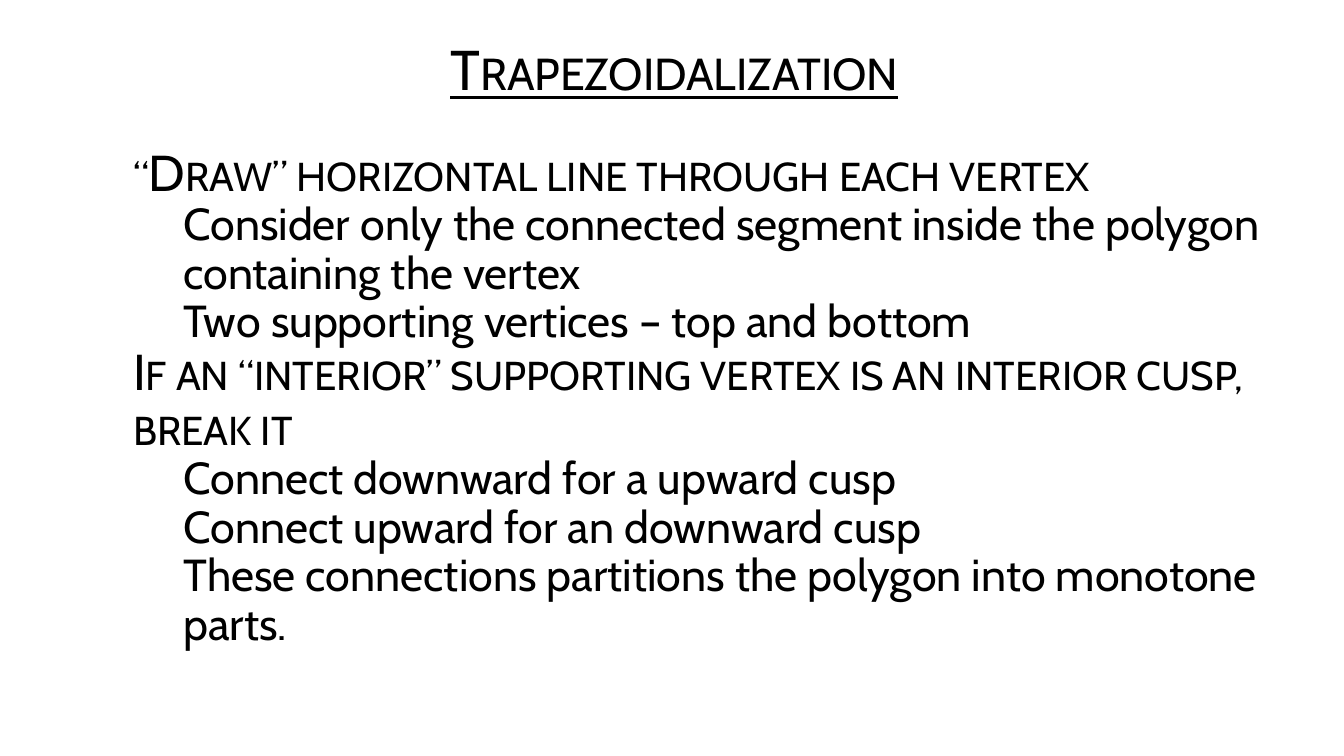
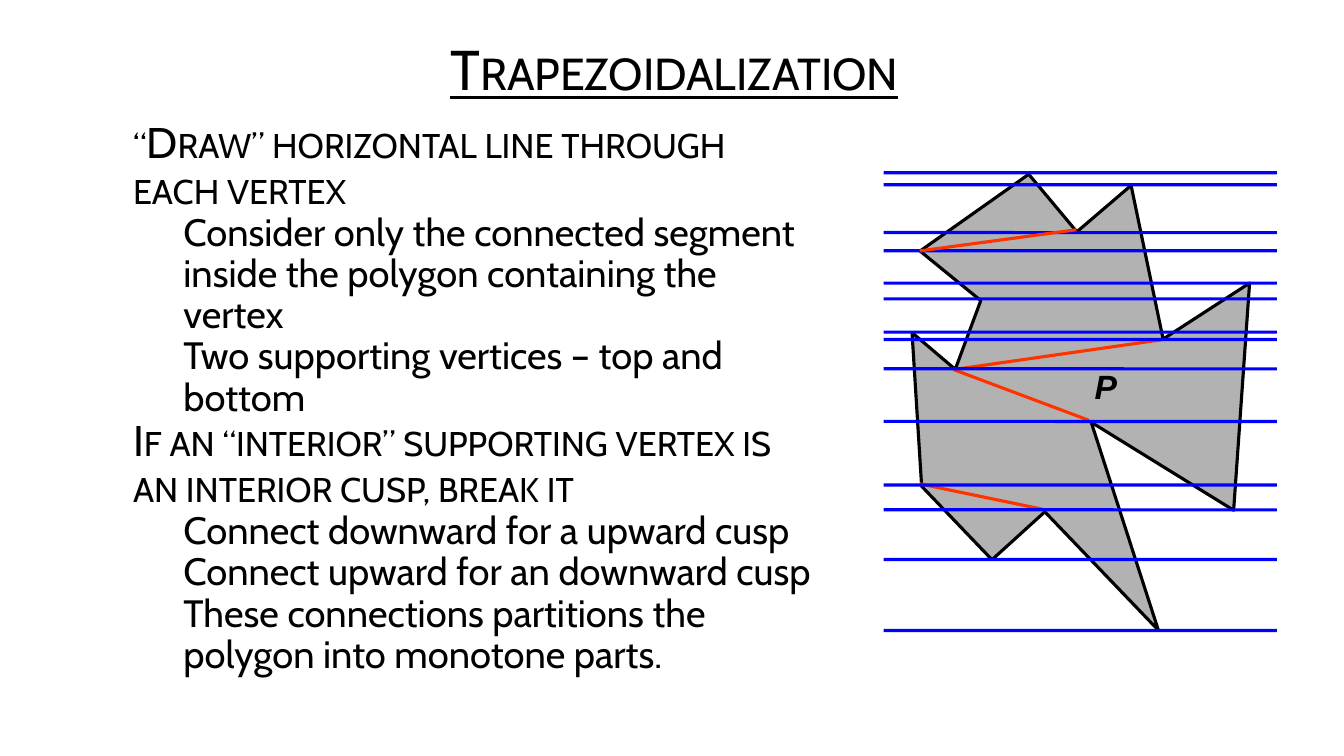
Before and after one commit to USFDataVisualization/Computational-Geometry-Lecture, a slide deck: slide 29 of L07-polygon_partitioning.pptx (slide 28 before the commit). Drawn at 1344x756 pixels with LibreOffice and Linux fonts; fonts in the diff are those of the drawing; background and template pictures are left out. Boxes give left, top, right and bottom in pixels: in the first picture for what was removed or moved away, otherwise in the second. Text is boxed around its words. In the diff, an @@ line names an element or a change of style, - is before the commit and + after.

```diff
--- a/L07-polygon_partitioning.pptx
+++ b/L07-polygon_partitioning.pptx
@@ text "“Draw” horizontal line through each ..." at <box>133,133,810,677</box>: size 36 to 30.6 pt in "“Draw” horizontal line through each vertex", "If an “interior” supporting vertex is an ..."; size 32 to 27.2 pt in "Consider only the connected segment inside the ...", "Two supporting vertices – top and bottom", "Connect downward for a upward cusp", "Connect upward for an downward cusp" and 1 more places @@
@@ line added from (884, 172) to (1277, 172), #0000FF 2.25 pt @@
@@ freeform shape added at <box>912,174,1250,630</box>, fill #B2B2B2, outline #000000 2.25 pt @@
@@ line added from (884, 185) to (1277, 185), #0000FF 2.25 pt @@
@@ line added from (884, 233) to (1277, 233), #0000FF 2.25 pt @@
@@ line added from (1077, 230) to (920, 251), #FF3300 2.25 pt @@
@@ line added from (884, 251) to (1277, 251), #0000FF 2.25 pt @@
@@ line added from (884, 299) to (1277, 299), #0000FF 2.25 pt @@
@@ line added from (884, 283) to (1277, 283), #0000FF 2.25 pt @@
@@ line added from (884, 333) to (1277, 333), #0000FF 2.25 pt @@
@@ line added from (884, 340) to (1277, 340), #0000FF 2.25 pt @@
@@ line added from (1162, 340) to (954, 370), #FF3300 2.25 pt @@
@@ line added from (884, 369) to (1277, 369), #0000FF 2.25 pt @@
@@ line added from (1089, 420) to (954, 370), #FF3300 2.25 pt @@
@@ text added at <box>1095,376,1117,399</box>, 24 pt, text #000000, bold, italic @@
+P
@@ line added from (884, 421) to (1277, 421), #0000FF 2.25 pt @@
@@ line added from (884, 485) to (1277, 485), #0000FF 2.25 pt @@
@@ line added from (1043, 509) to (920, 484), #FF3300 2.25 pt @@
@@ line added from (884, 510) to (1277, 510), #0000FF 2.25 pt @@
@@ line added from (884, 560) to (1277, 560), #0000FF 2.25 pt @@
@@ line added from (884, 630) to (1277, 630), #0000FF 2.25 pt @@
```
Also in this commit, not shown: 5 other slides changed, 1 slide added, 1 slide removed, 9 other files.
